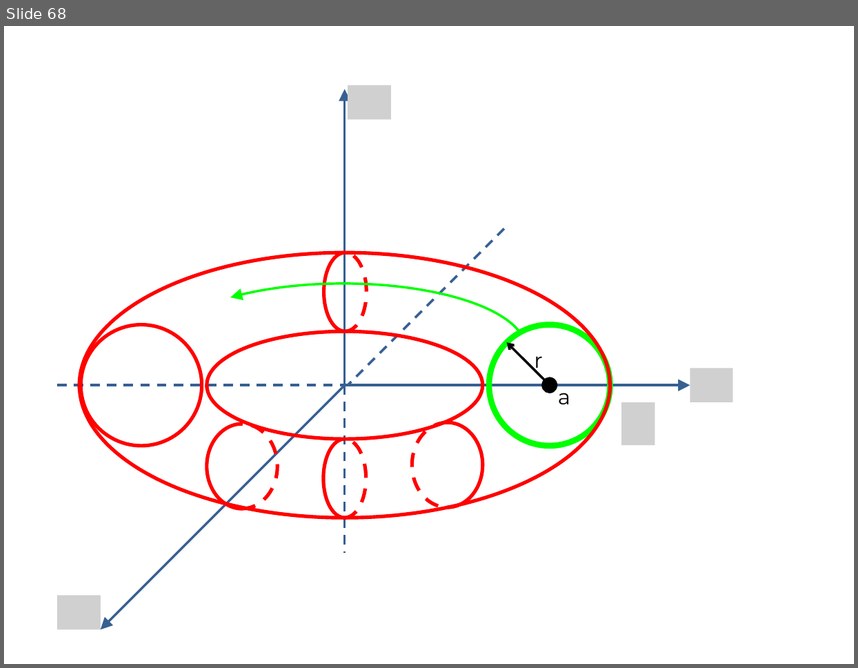
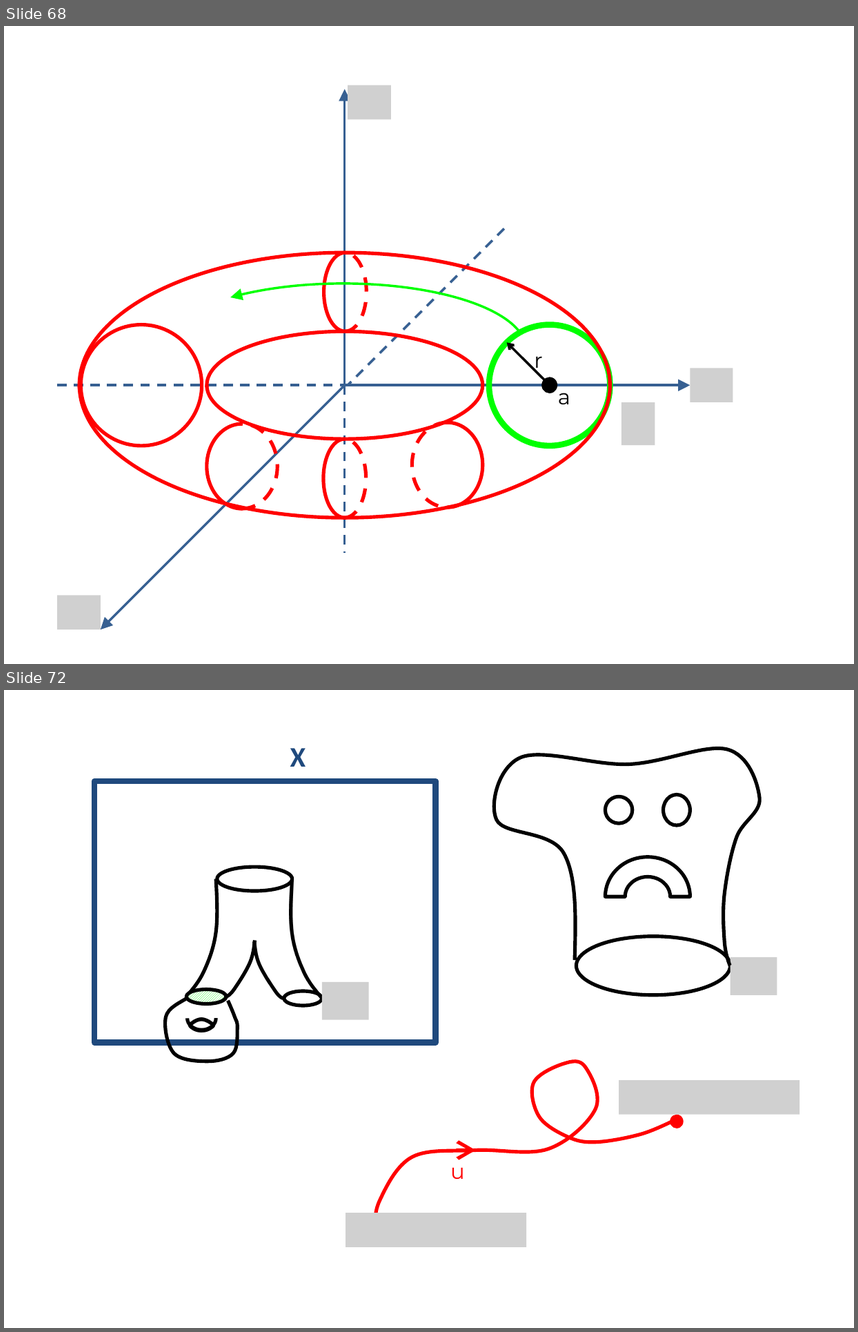
Before and after one commit to lutteropp/GeoTopo, a slide deck: images/Bilder.pptx. Shown one above the other, each under a label of ours: slide 68 before the commit, slides 68 and 72 after it; the slides between them are not shown. The pictures are 858x668 and 858x1332 pixels, drawn with LibreOffice and Linux fonts; fonts in the diff are those of the drawing; grey boxes stand for pictures. Boxes give left, top, right and bottom in pixels: in the first picture for what was removed or moved away, otherwise in the second. Text is boxed around its words. In the diff, an @@ line names an element or a change of style, - is before the commit and + after.

```diff
--- a/images/Bilder.pptx
+++ b/images/Bilder.pptx
@@ slide 72 added at (x1=4, y1=690, x2=854, y2=1328), background #FFFFFF @@
@@ text added at (x1=290, y1=748, x2=306, y2=767), 24 pt, text #1F497D, bold @@
+X
@@ freeform shape added at (x1=495, y1=749, x2=760, y2=965), outline #000000 3 pt @@
@@ rectangle added at (x1=94, y1=781, x2=436, y2=1042), outline #1F497D 5 pt @@
@@ ellipse added at (x1=605, y1=796, x2=632, y2=822), outline #000000 3 pt @@
@@ ellipse added at (x1=664, y1=795, x2=690, y2=825), outline #000000 3 pt @@
@@ ellipse added at (x1=217, y1=867, x2=292, y2=891), outline #000000 3 pt @@
@@ arch (boxed as its full ring) added at (x1=605, y1=856, x2=690, y2=936), outline #000000 3 pt @@
@@ freeform shape added at (x1=187, y1=879, x2=217, y2=997), outline #000000 3 pt @@
@@ freeform shape added at (x1=291, y1=880, x2=322, y2=998), outline #000000 3 pt @@
@@ ellipse added at (x1=576, y1=936, x2=730, y2=995), outline #000000 3 pt @@
@@ freeform shape added at (x1=226, y1=940, x2=254, y2=996), outline #000000 3 pt @@
@@ freeform shape added at (x1=254, y1=942, x2=283, y2=998), outline #000000 3 pt @@
@@ picture added at (x1=730, y1=957, x2=777, y2=995) @@
@@ freeform shape added at (x1=165, y1=998, x2=238, y2=1061), outline #000000 3 pt @@
@@ ellipse added at (x1=187, y1=989, x2=227, y2=1004), fill pattern #00FF00 on #FFFFFF, outline #000000 3 pt @@
@@ ellipse added at (x1=283, y1=991, x2=322, y2=1005), outline #000000 3 pt @@
@@ picture added at (x1=322, y1=982, x2=369, y2=1020) @@
@@ arc (boxed as its full ellipse) added at (x1=188, y1=1007, x2=216, y2=1030), outline #000000 3 pt @@
@@ freeform shape added at (x1=190, y1=1020, x2=212, y2=1030), outline #000000 3 pt @@
@@ freeform shape added at (x1=375, y1=1061, x2=677, y2=1232), outline #FF0000 3 pt @@
@@ picture added at (x1=619, y1=1080, x2=800, y2=1114) @@
@@ ellipse added at (x1=670, y1=1114, x2=683, y2=1127), fill #FF0000 @@
@@ text added at (x1=450, y1=1158, x2=465, y2=1179), 18 pt, text #FF0000 @@
+u
@@ arrow added from (457, 1150) to (476, 1150), #FF0000 3 pt @@
@@ picture added at (x1=346, y1=1213, x2=527, y2=1247) @@
```
Also in this commit, not shown: 9 other slides added, 24 other files.
